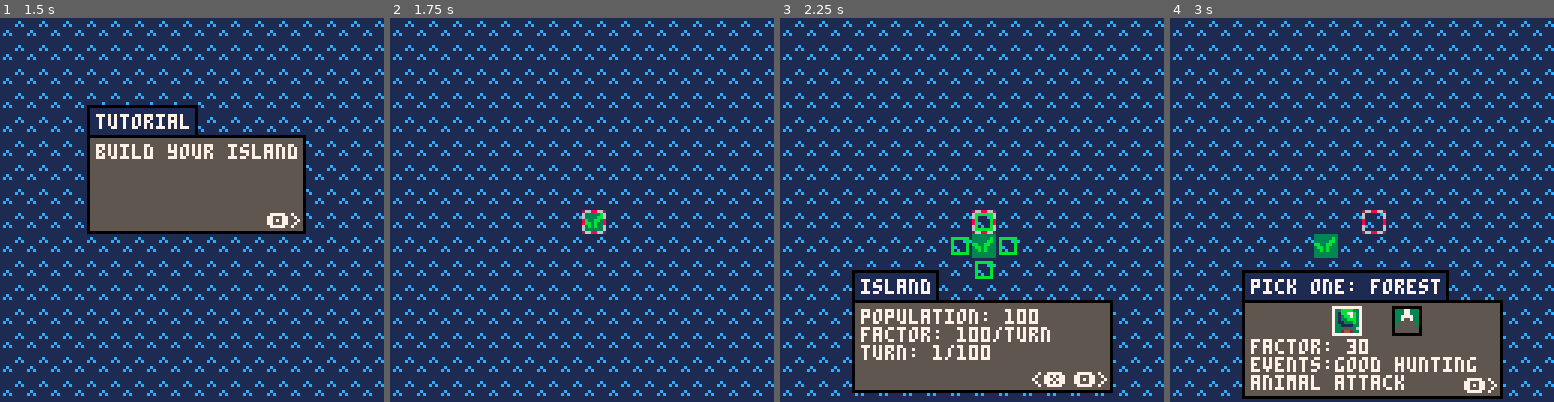
Above: before the commit, frames 1-4 (left to right).
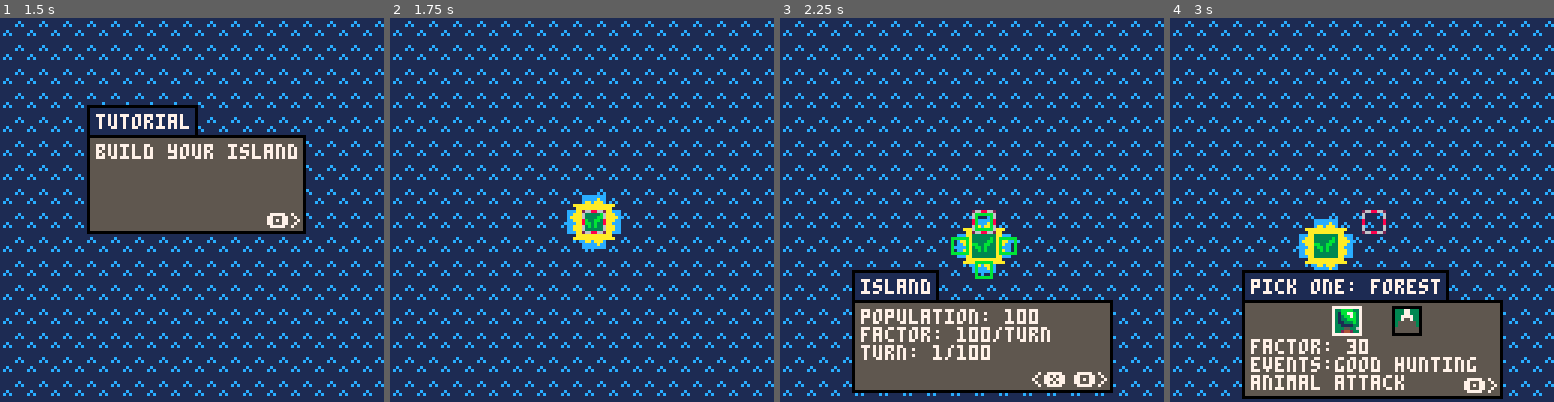
Above: after the commit, the same moments.

Repository: jferdelyi/GMTK2022
Game: PICO-8 cartridge gmtk.p8
Two runs of this game, one before a commit and one after it. Both use one fixed random seed, a clock stepped at 60 frames per second and the inputs below.
Inputs:
- Up to frame 1 (1.5 s): tap X (X key) at 0.33, 1.07 s; tap O (Z key) at 0.7 s
- Up to frame 2 (1.75 s): hold Right from 1.6 s (still down); tap O (Z key) at 1.7 s
- Up to frame 3 (2.25 s): tap X (X key) at 1.85 s; release Right at 2.1 s; tap O (Z key) at 2.1 s; hold Up from 2.15 s (still down)
- Up to frame 4 (3 s): release Up at 2.42 s; hold Right from 2.47 s (still down); tap O (Z key) at 2.5, 2.9 s; tap X (X key) at 2.97 s

Frame 1 is identical in both runs. In frame 2, 1.1% of the frame differs, in the area x 46-61%, y 46-61%; in frame 3, 0.7%; in frame 4, 1.0%.

Commit message:
Get beaches

Diff:
--- a/game.lua
+++ b/game.lua
@@ -16,6 +16,7 @@
 		self.focus=player
 		tiles_manager.init()
 		tiles_manager.add(tiles_manager_c.types.plain,16,16,true)
+		tiles_manager.get_beaches()
 		self.new_turn()
 		message.init()
 		self.theads={}
